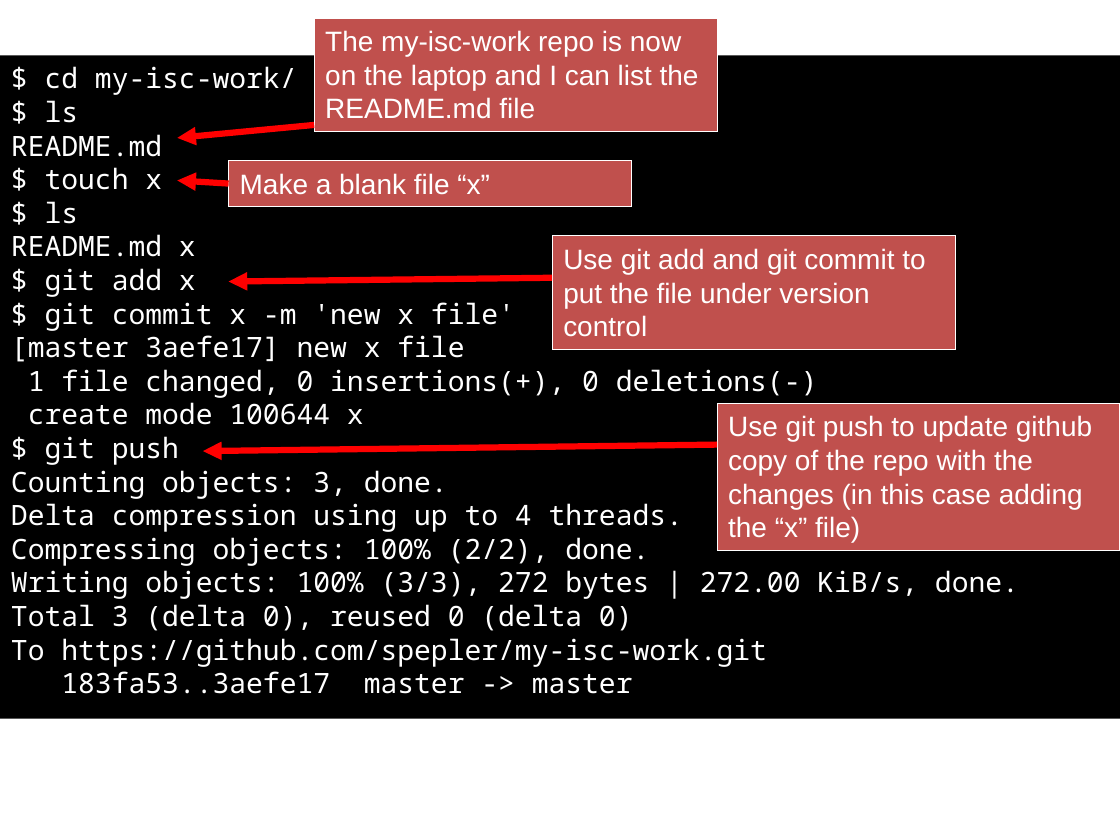
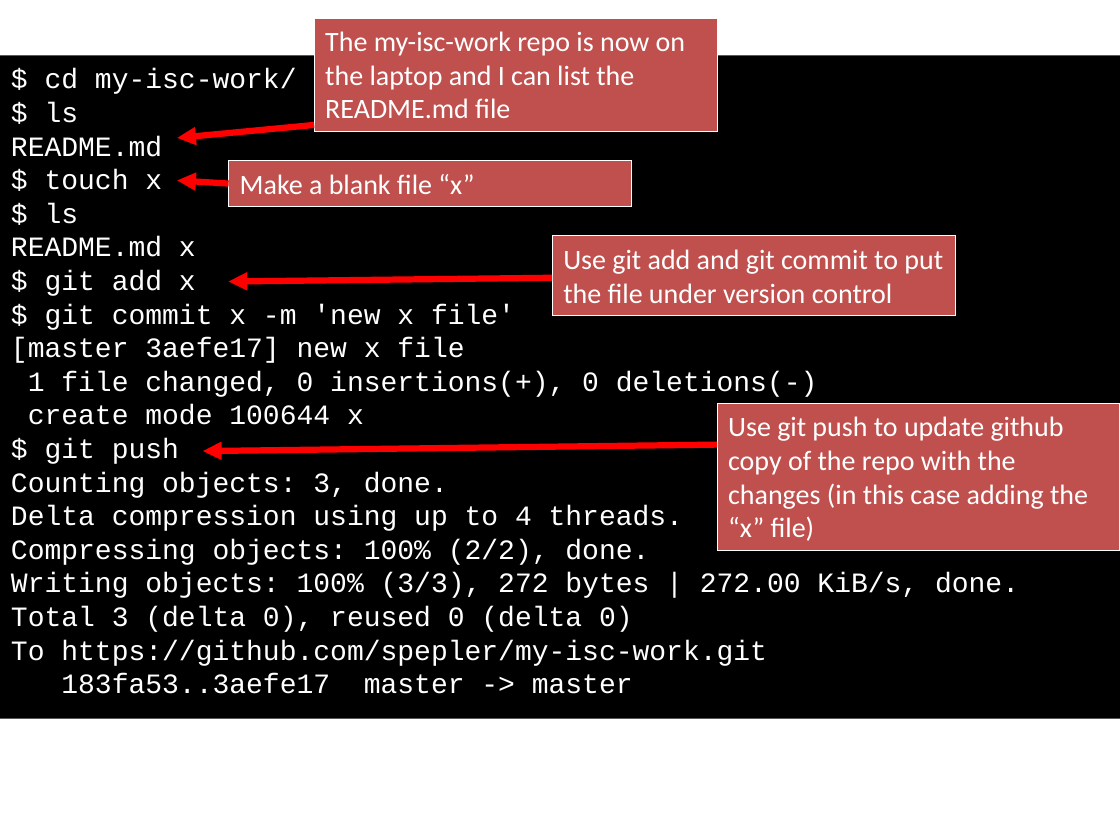
Before and after one commit to ncasuk/ncas-isc, a slide deck: slide 13 of shell/presentations/01_git1.pptx. Drawn at 1120x840 pixels with LibreOffice and Linux fonts; fonts in the diff are those of the drawing; background and template pictures are left out. Boxes give left, top, right and bottom in pixels: in the first picture for what was removed or moved away, otherwise in the second. Text is boxed around its words. In the diff, an @@ line names an element or a change of style, - is before the commit and + after.

Commit message:
Finished updating learning_python5 and changed shell presentations so that font matches python presentations

```diff
--- a/shell/presentations/01_git1.pptx
+++ b/shell/presentations/01_git1.pptx
@@ rectangle "$ cd my-isc-work/" at (0,55,1120,718): font Noto Sans Mono to Courier New @@
@@ font Arial to Calibri in 4 elements at (315,18,718,131), (228,161,632,206), (717,403,1120,550), (552,236,955,316) @@
@@ rectangle "Use git add and git ...": place and size @@
-rectangle "Use git add and git ..." at (552,236,955,349)
+rectangle "Use git add and git ..." at (552,236,955,316)
```
Also in this commit, not shown: 4 other slides changed, 2 other files.
